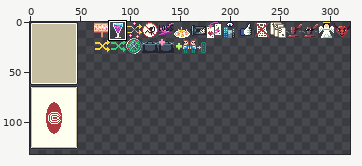
A pixel-art file gets an edit: GMTK - Projekt/Assets/Sprites/UI/cards.aseprite. Above, an overview of the earlier version with the close-up marked.
Close-up. The starting point:
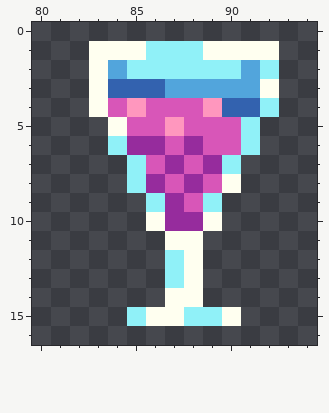
320x320 pixels, 1 frame. Shown: x 80..94, y 0..16. The wide view leaves out empty margins. The commit also changed other parts of the picture, which this record leaves out.
Once edited:
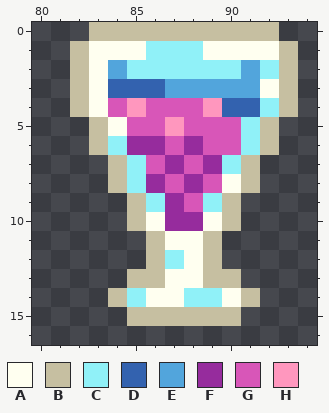
Palette (. is transparent): A #fffff0  B #c6bfa1  C #90f1f8  D #3362af  E #52a5dc  F #962c9d  G #d856b8  H #ff97be
The exact change:
There is now colour A in row 14 at x 86 and 90.
The edit turns colour C into colour A in row 13 at x 87.
There is now colour B in row 0 at x 83 to 92; in rows 1 to 4 at x 82 and 93; in rows 5 to 6 at x 83 and 92; in rows 7 to 8 at x 84 and 91; in rows 9 to 10 at x 85 and 90; in rows 11 to 12 at x 86 and 89.
There is now colour B in row 13 at x 85 to 86 and 89 to 90; in row 14 at x 84 and 91.
The edit turns colour A into colour B in row 15 at x 86 to 87 and 90.
The edit turns colour C into colour B in row 15 at x 85 and 88 to 89.
There is now colour C in row 14 at x 85 and 89.
The edit turns colour A into colour C in row 14 at x 88.
